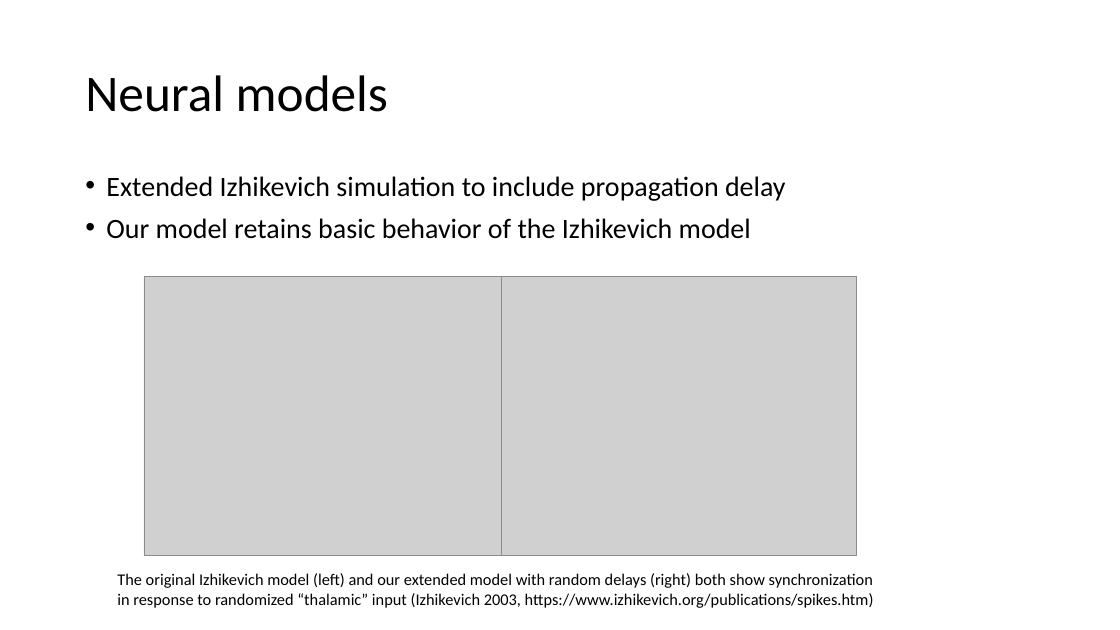
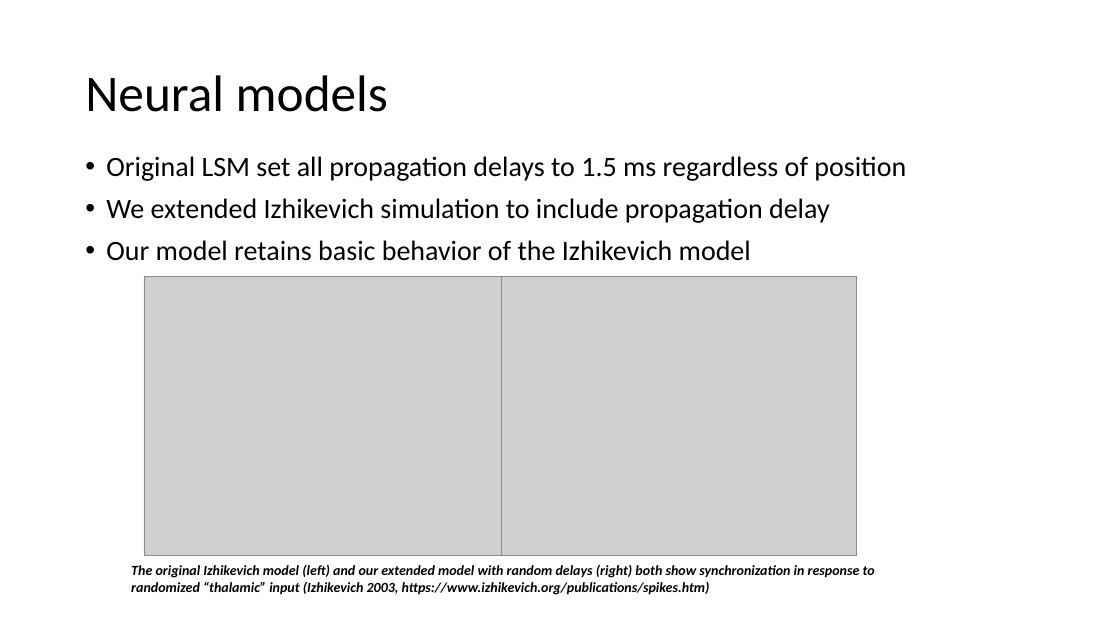
Before and after one commit to vbaker145/neuron, a slide deck: slide 13 of thesis/oral_qual/Oral Qual Presentation.pptx (slide 8 before the commit). Drawn at 1120x630 pixels with LibreOffice and Linux fonts; fonts in the diff are those of the drawing; grey boxes stand for pictures; background and template pictures are left out. Boxes give left, top, right and bottom in pixels: in the first picture for what was removed or moved away, otherwise in the second. Text is boxed around its words. In the diff, an @@ line names an element or a change of style, - is before the commit and + after.

```diff
--- a/thesis/oral_qual/Oral Qual Presentation.pptx
+++ b/thesis/oral_qual/Oral Qual Presentation.pptx
@@ text "Original LSM set all propagation ...": place and size @@
-text "Original LSM set all propagation ..." at <box>106,176,786,239</box>
+text "Original LSM set all propagation ..." at <box>106,156,906,261</box>
@@ text at <box>106,156,906,223</box>: text changed @@
-• Extended Izhikevich simulation to include propagation delay
+• Original LSM set all propagation delays to 1.5 ms regardless of position
+• We extended Izhikevich simulation to include propagation delay
@@ text "The original Izhikevich model (left) ...": place and size @@
-text "The original Izhikevich model (left) ..." at <box>117,573,874,608</box>
+text "The original Izhikevich model (left) ..." at <box>131,565,875,595</box>
@@ text "The original Izhikevich model (left) ..." at <box>131,565,875,595</box>: size 14 to 12 pt, bold on, italic on @@
```
Also in this commit, not shown: 3 other slides changed, 10 slides added, 2 slides removed, 10 other files.
